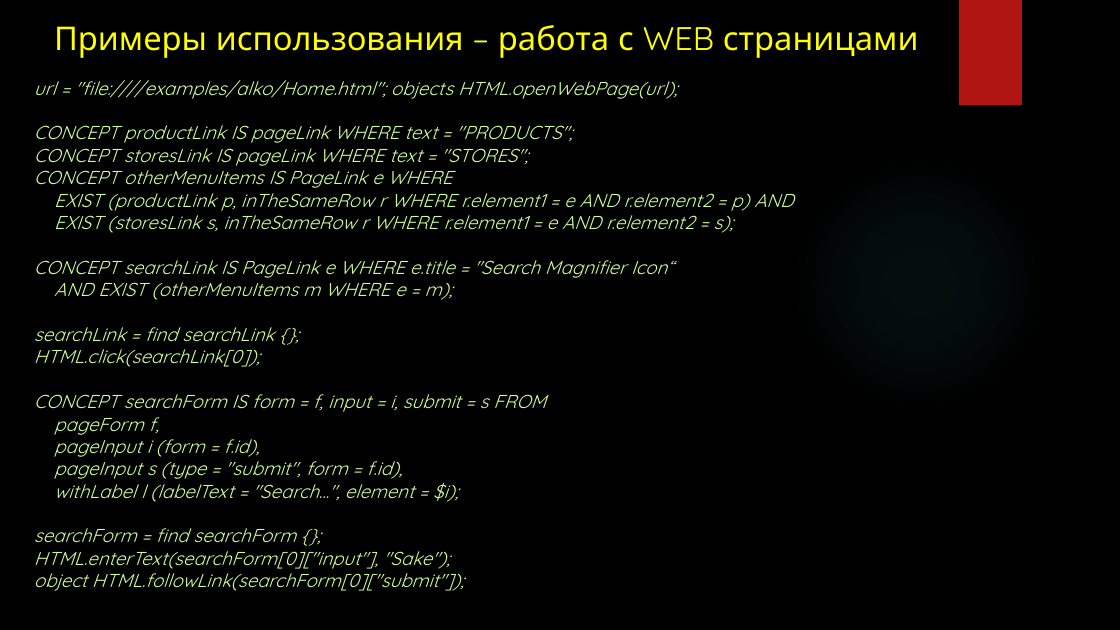
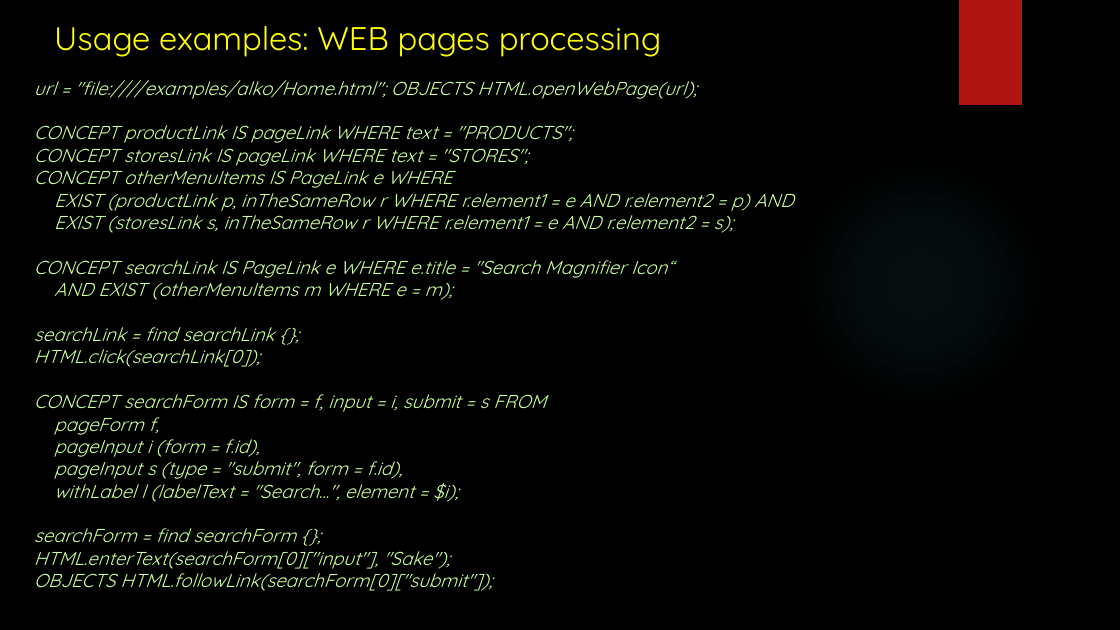
Before and after one commit to Voropay/ConceptualProgramming, a slide deck: slide 23 of presentation.pptx. Drawn at 1120x630 pixels with LibreOffice and Linux fonts; fonts in the diff are those of the drawing; background and template pictures are left out. Boxes give left, top, right and bottom in pixels: in the first picture for what was removed or moved away, otherwise in the second. Text is boxed around its words. In the diff, an @@ line names an element or a change of style, - is before the commit and + after.

```diff
--- a/presentation.pptx
+++ b/presentation.pptx
@@ title at [54,26,661,57]: text changed @@
-Примеры использования – работа с WEB страницами
+Usage examples: WEB pages processing
@@ text at [34,80,696,99]: text changed @@
-url = "file:////examples/alko/Home.html"; objects HTML.openWebPage(url);
+url = "file:////examples/alko/Home.html"; OBJECTS HTML.openWebPage(url);
@@ text at [34,566,492,591]: text changed @@
-object HTML.followLink(searchForm[0]["submit"]);
+OBJECTS HTML.followLink(searchForm[0]["submit"]);
```
Also in this commit, not shown: 18 other slides changed, 11 slides added, 8 slides removed, 1 other file.
